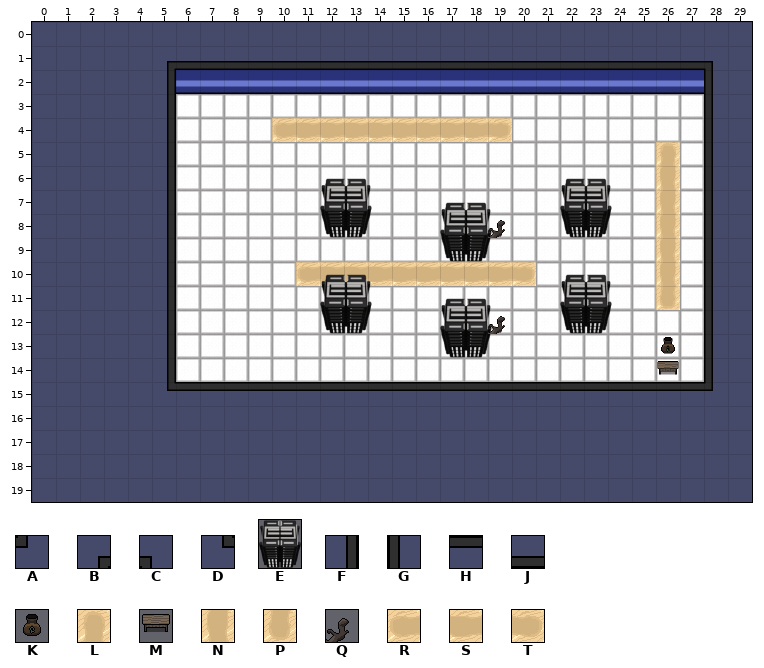
An edit to a level. Tiled map (JSON), src/assets/tilemaps/example.tilemap.json. Above is the file before it was changed.
Cells are 32x32 px. Shown: x 0..29, y 0..19.
Key: from "assest": A 21 "g32", B 22 "g33", C 23 "g34", D 24 "g31", E 25 "sereri3", F 28 "g3ggs1", G 29 "g3ggs2", H 30 "g3ggs3", J 31 "g3ggs4"; from "example_tileset": K 173, L 283, M 312, N 318, P 353, Q 381, R 385, S 386, T 387.
_ is an empty cell, # one hidden under a higher layer.
Layers that did not change in this view are not listed.
Layer "collision_tiles" before, first column x 0:
 0 ______________________________
 1 _____BJJJJJJJJJJJJJJJJJJJJJJC_
 2 _____F______________________G_
 3 _____F______________________G_
 4 _____F____RSSSSSSSST________G_
 5 _____F____________________L_G_
 6 _____F____________________N_G_
 7 _____F____________________N_G_
 8 _____F______E_________E___N_G_
 9 _____F___________E________N_G_
10 _____F_____RSSSSSSSST_____N_G_
11 _____F____________________P_G_
12 _____F______E_________E_____G_
13 _____F___________E________K_G_
14 _____F______________________G_
15 _____DHHHHHHHHHHHHHHHHHHHHHHA_
16 ______________________________
17 ______________________________
18 ______________________________
19 ______________________________
New version:
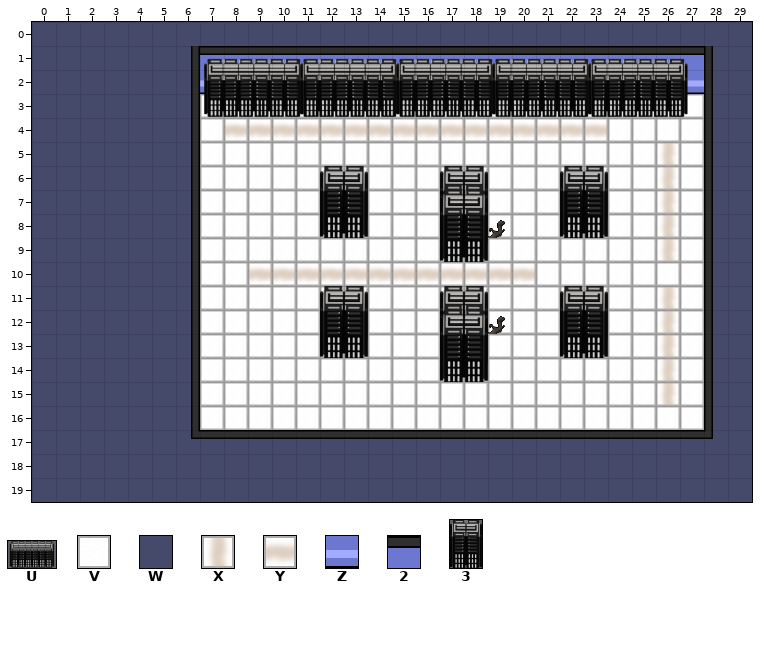
Further tiles: from "assest": U 26 "s4", V 27 "g4", W 32 "3", X 46 "mud10", Y 48 "mud11", Z 52 "wall", 2 53 "wall2", 3 54 "compuuter".
What changed:
Changed rows in their new state; . is an unchanged cell.
Layer "collision_tiles":
first column x 5:
 1 WF222222222222222222222G
 2 WFZZZZZZZZZZZZZZZZZZZZZ.
 3 WFU...U...U...U...U.....
 4 WF...__________.........
 5 WF..................._..
 6 WF..................._..
 7 WF..................._..
 8 WF.....3....3....3..._..
 9 WF..........3........_..
10 WF....__________....._..
11 WF.................V._..
12 WF....._........._......
13 WF.....3....3....3..._..
14 WF..........3...........
15 WFVVVVVVVVVVVVVVVVVVV#VG
16 .FVVVVVVVVVVVVVVVVVVVVVG
17 .DHHHHHHHHHHHHHHHHHHHHHA
Layer "interactable_tiles":
first column x 8:
 4 YYYYYYYYYYYYYYYY...
 5 ..................X
 6 ..................X
 7 ..................X
 8 ..................X
 9 ..................X
10 .YYYYYYYYYYYY......
11 ..................X
12 ..................X
13 ..................X
14 ..................X
15 ..................X
Changed places in both pictures, as pixel boxes (x1, y1, x2, y2):
changed: (167, 46, 713, 439)
